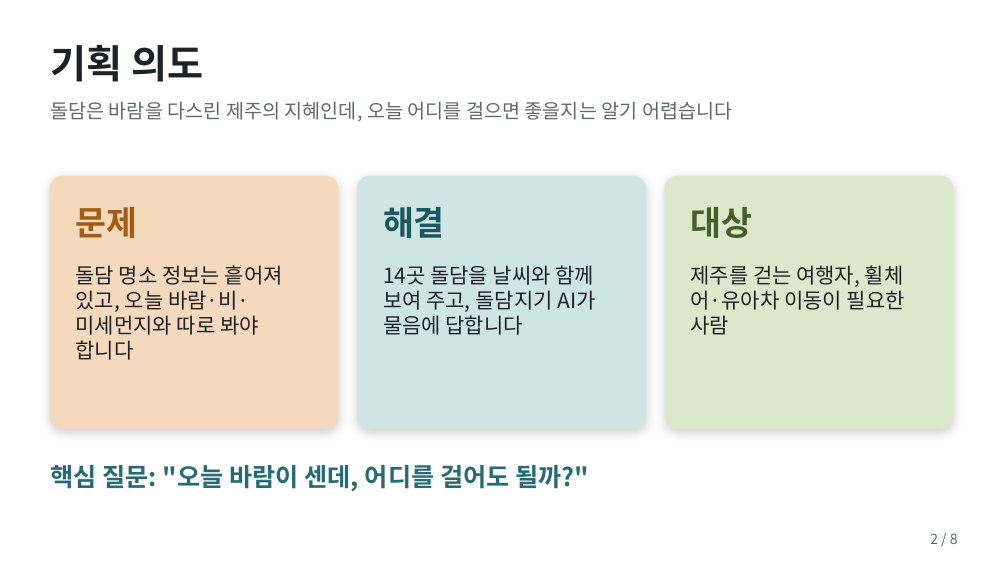
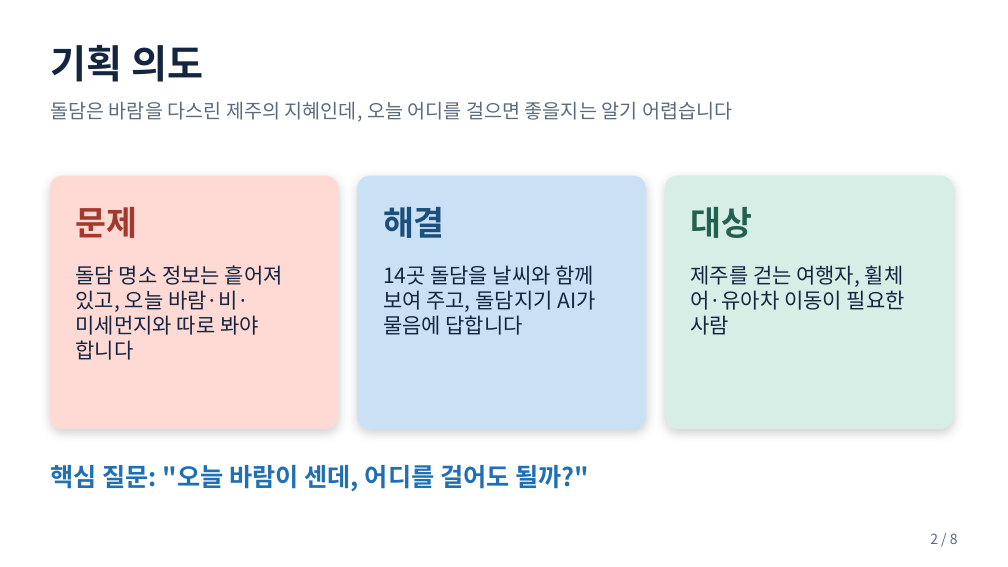
Before and after one commit to pjhjustin2430-cmd/doldam-today, a slide deck: slide 2 of docs/돌담오늘_발표자료.pptx. Drawn at 1008x567 pixels with LibreOffice and Linux fonts; fonts in the diff are those of the drawing. Boxes give left, top, right and bottom in pixels: in the first picture for what was removed or moved away, otherwise in the second. Text is boxed around its words. In the diff, an @@ line names an element or a change of style, - is before the commit and + after.

```diff
--- a/docs/돌담오늘_발표자료.pptx
+++ b/docs/돌담오늘_발표자료.pptx
@@ rounded rectangle at bbox=[50, 176, 338, 428]: fill #F5D9BC to #FFD9D3; outline #F5D9BC 1 pt to #FFD9D3 1 pt @@
@@ rounded rectangle at bbox=[358, 176, 645, 428]: fill #CFE5E2 to #C9E0F5; outline #CFE5E2 1 pt to #C9E0F5 1 pt @@
@@ rounded rectangle at bbox=[665, 176, 953, 428]: fill #DCE8CC to #D6EEE6; outline #DCE8CC 1 pt to #D6EEE6 1 pt @@
@@ text "문제" at bbox=[76, 207, 138, 238]: text colour #A25C14 to #A3382C @@
@@ text "해결" at bbox=[383, 207, 445, 238]: text colour #1B5760 to #1D4F7C @@
@@ text "대상" at bbox=[690, 207, 752, 238]: text colour #46602B to #24604F @@
@@ text colour #1E2226 to #14263F in 4 elements at bbox=[50, 45, 203, 82], bbox=[76, 265, 283, 360], bbox=[383, 265, 596, 335], bbox=[690, 265, 905, 335] @@
@@ text "핵심 질문: "오늘 바람이 센데, ..." at bbox=[50, 465, 589, 492]: text colour #266A73 to #1F6FB2 @@
```
Also in this commit, not shown: 7 other slides changed, 3 other files.
